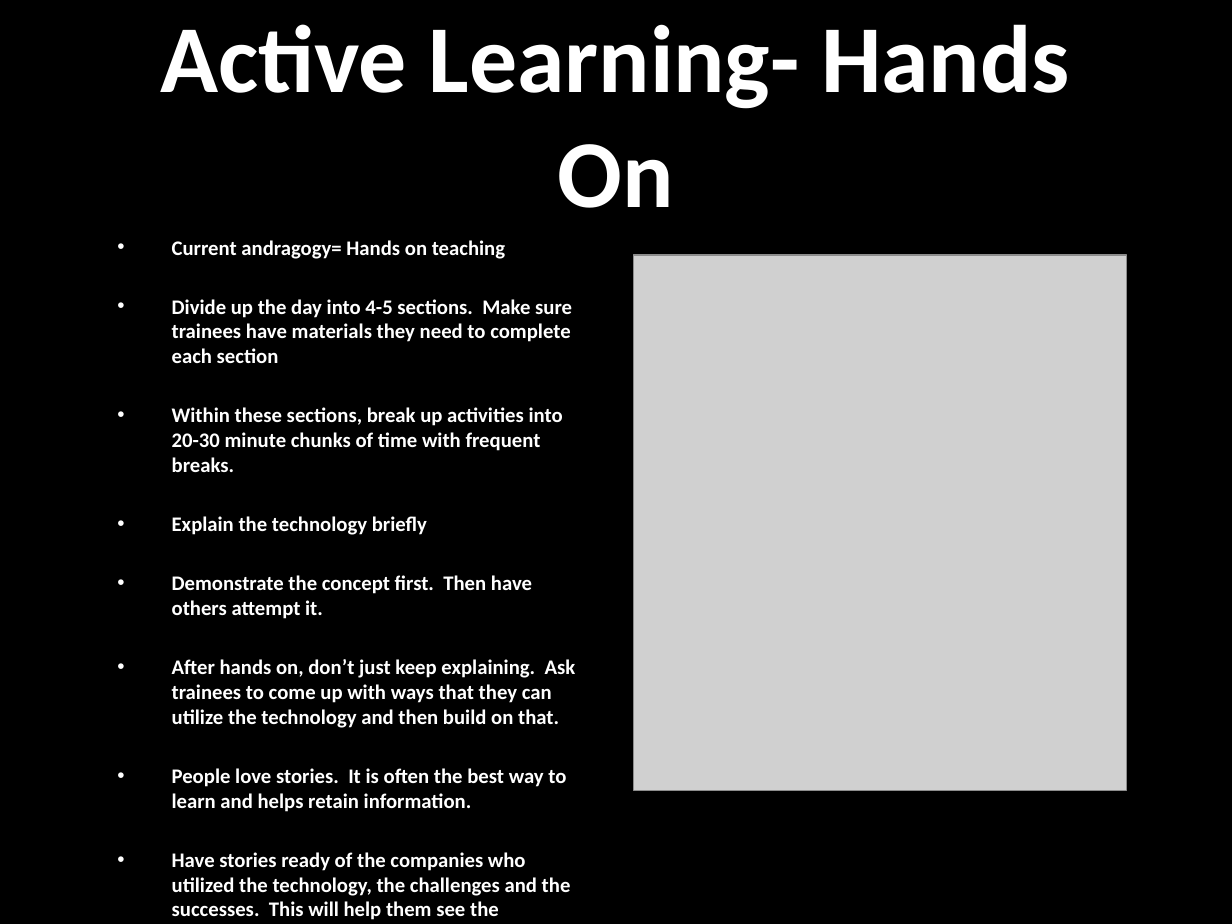
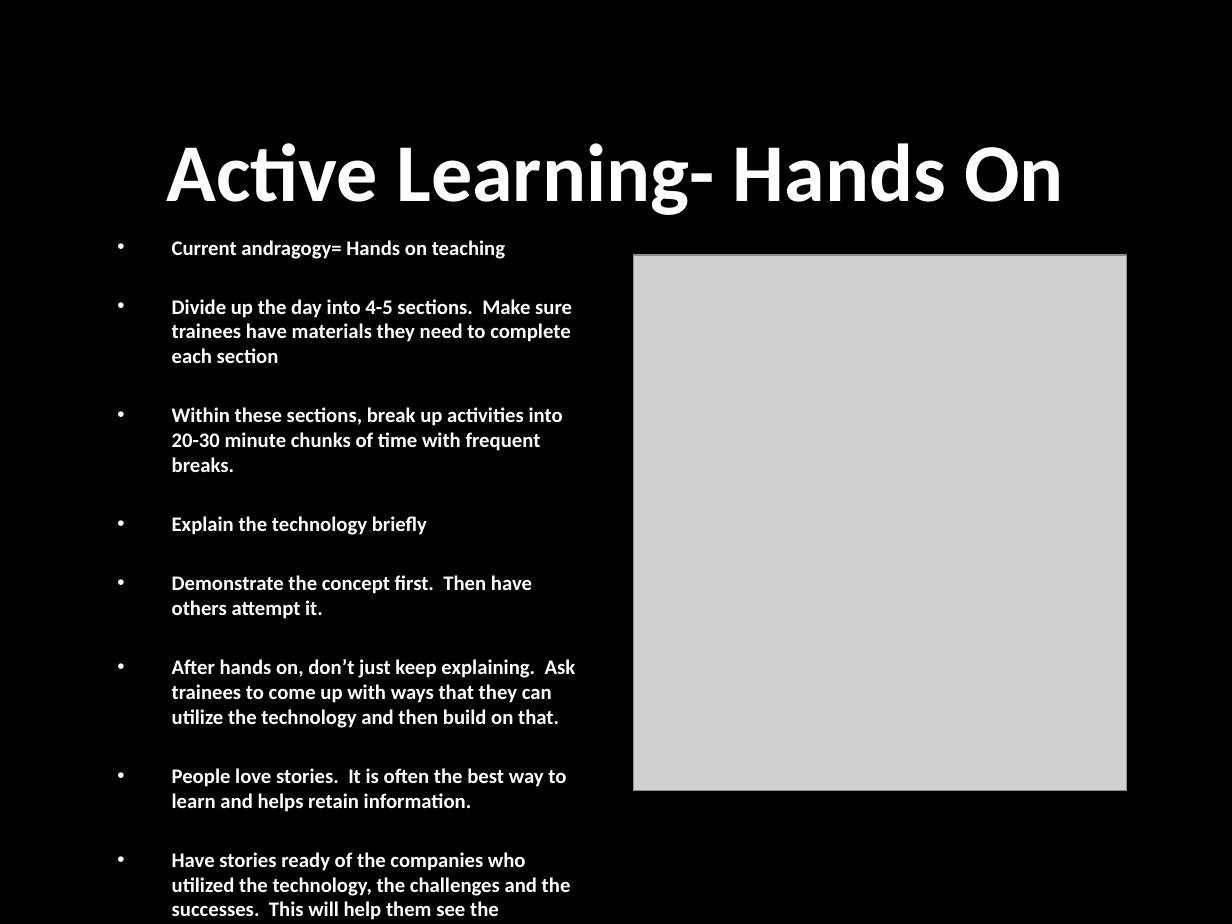
Before and after one commit to droberts2013/Teaching-IT-Trainers, a slide deck: slide 9 of DaveTeachingITTrainers-2.pptx. Drawn at 1232x924 pixels with LibreOffice and Linux fonts; fonts in the diff are those of the drawing; grey boxes stand for pictures; background and template pictures are left out. Boxes give left, top, right and bottom in pixels: in the first picture for what was removed or moved away, otherwise in the second. Text is boxed around its words. In the diff, an @@ line names an element or a change of style, - is before the commit and + after.

```diff
--- a/DaveTeachingITTrainers-2.pptx
+++ b/DaveTeachingITTrainers-2.pptx
@@ title "Active Learning- Hands On" at box(167, 143, 1064, 215): size 56 to 48 pt @@
```
Also in this commit, not shown: 5 other slides changed, 1 slide added, 1 other file.
